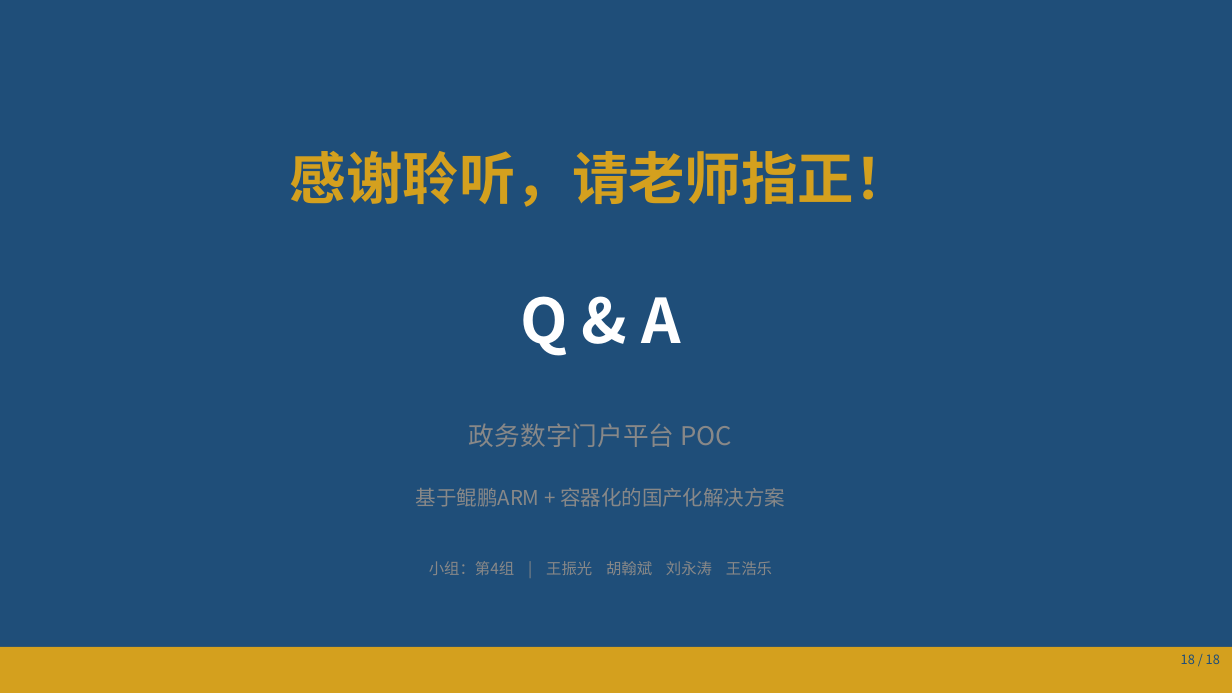
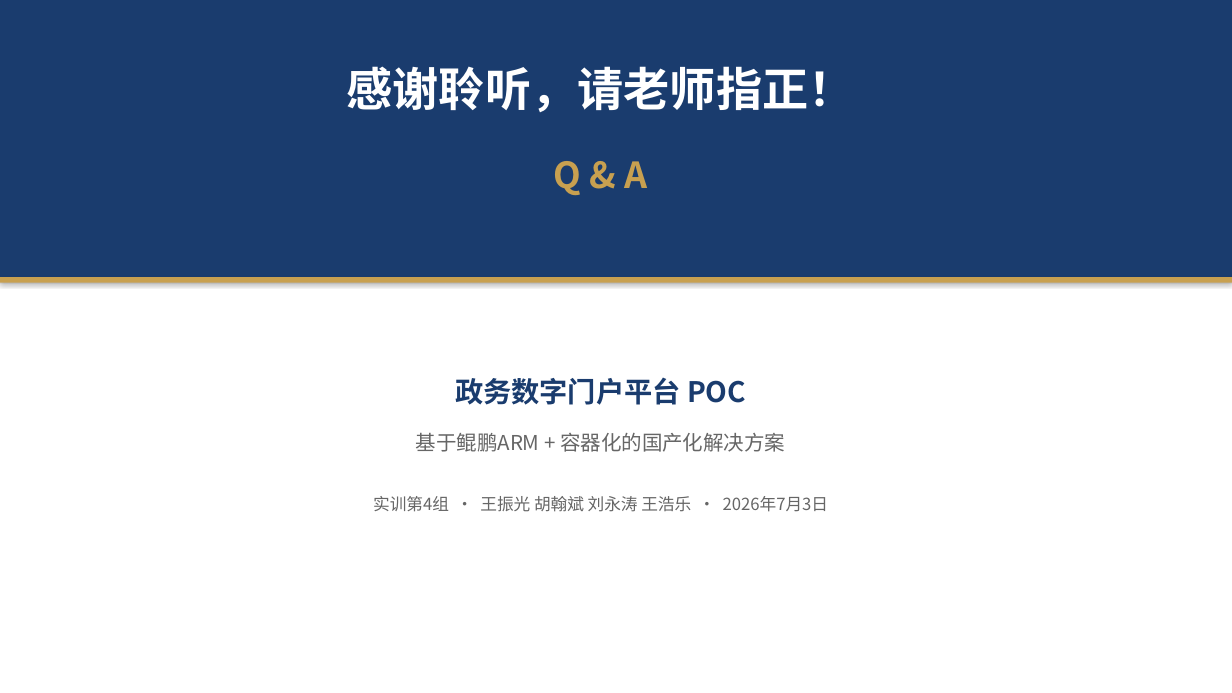
Before and after one commit to solecithovallenato-netizen/snake-game, a slide deck: slide 18 of 作业/交付物/PPT/答辩PPT.pptx. Drawn at 1232x693 pixels with LibreOffice and Linux fonts; fonts in the diff are those of the drawing. Boxes give left, top, right and bottom in pixels: in the first picture for what was removed or moved away, otherwise in the second. Text is boxed around its words. In the diff, an @@ line names an element or a change of style, - is before the commit and + after.

Commit message:
feat: comprehensive deliverable update
PPT: 18-slide native PPTX (python-pptx, 政务蓝+金)
Tech docs: revision histories, fix architecture diagrams, Grafana HTTP fix
Project mgmt: milestone alignment, add 项目结项, cross-file consistency
Ops scripts: deploy.sh restructured (error handling), backup.sh (lock+verify), SELinux fixes, path consistency
README: reflect updated deliverables

```diff
--- a/作业/交付物/PPT/答辩PPT.pptx
+++ b/作业/交付物/PPT/答辩PPT.pptx
@@ background #1F4E79 to #FFFFFF @@
@@ rectangle added at (0,0,1232,277), fill #1A3C6E @@
@@ text "感谢聆听，请老师指正！": place and size @@
-text "感谢聆听，请老师指正！" at (290,151,911,207)
+text "感谢聆听，请老师指正！" at (346,66,854,112)
@@ text "感谢聆听，请老师指正！" at (346,66,854,112): size 44 to 36 pt, text colour #D4A01E to #FFFFFF @@
@@ text "Q & A": place and size @@
-text "Q & A" at (520,296,680,356)
+text "Q & A" at (554,161,647,195)
@@ text "Q & A" at (554,161,647,195): size 48 to 28 pt, text colour #FFFFFF to #C8A050 @@
@@ rectangle added at (0,277,1232,283), fill #C8A050 @@
@@ text "政务数字门户平台 POC": place and size @@
-text "政务数字门户平台 POC" at (469,423,732,447)
+text "政务数字门户平台 POC" at (455,377,746,405)
@@ text "政务数字门户平台 POC" at (455,377,746,405): size 20 to 22 pt, text colour #888888 to #1A3C6E, bold on @@
@@ text "基于鲲鹏ARM + 容器化的国产化解决方案": place and size @@
-text "基于鲲鹏ARM + 容器化的国产化解决方案" at (416,488,785,507)
+text "基于鲲鹏ARM + 容器化的国产化解决方案" at (416,433,785,452)
@@ text "基于鲲鹏ARM + 容器化的国产化解决方案" at (416,433,785,452): text colour #888888 to #666666 @@
@@ text at (373,496,828,512): text changed; size 12 to 13 pt; text colour #888888 to #666666 @@
-小组：第4组 | 王振光 胡翰斌 刘永涛 王浩乐
+实训第4组 · 王振光 胡翰斌 刘永涛 王浩乐 · 2026年7月3日
@@ rectangle removed at (0,647,1232,693) @@
@@ text removed at (1181,654,1220,664) @@
-18 / 18
```
Also in this commit, not shown: 17 other slides changed, 19 other files.
